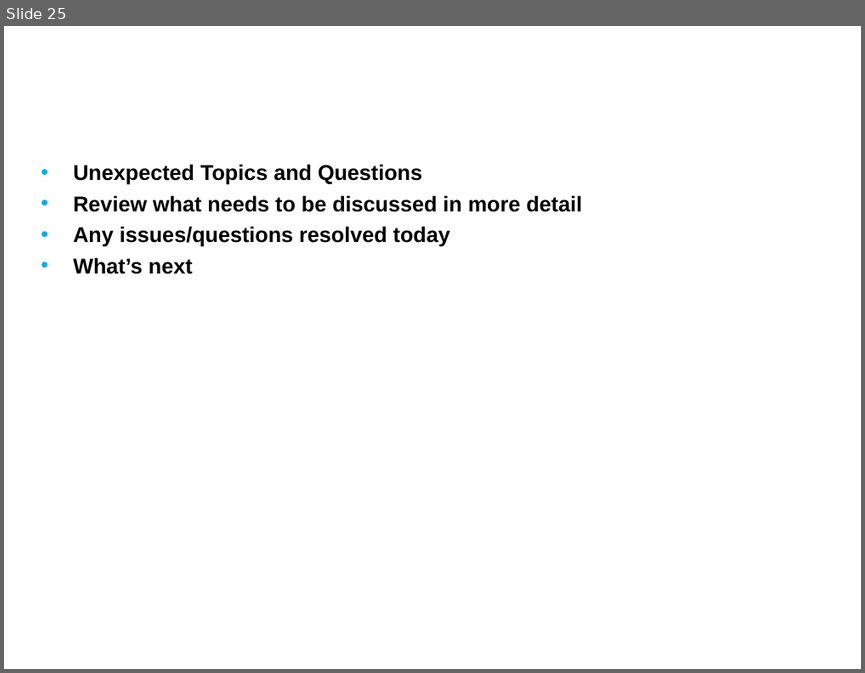
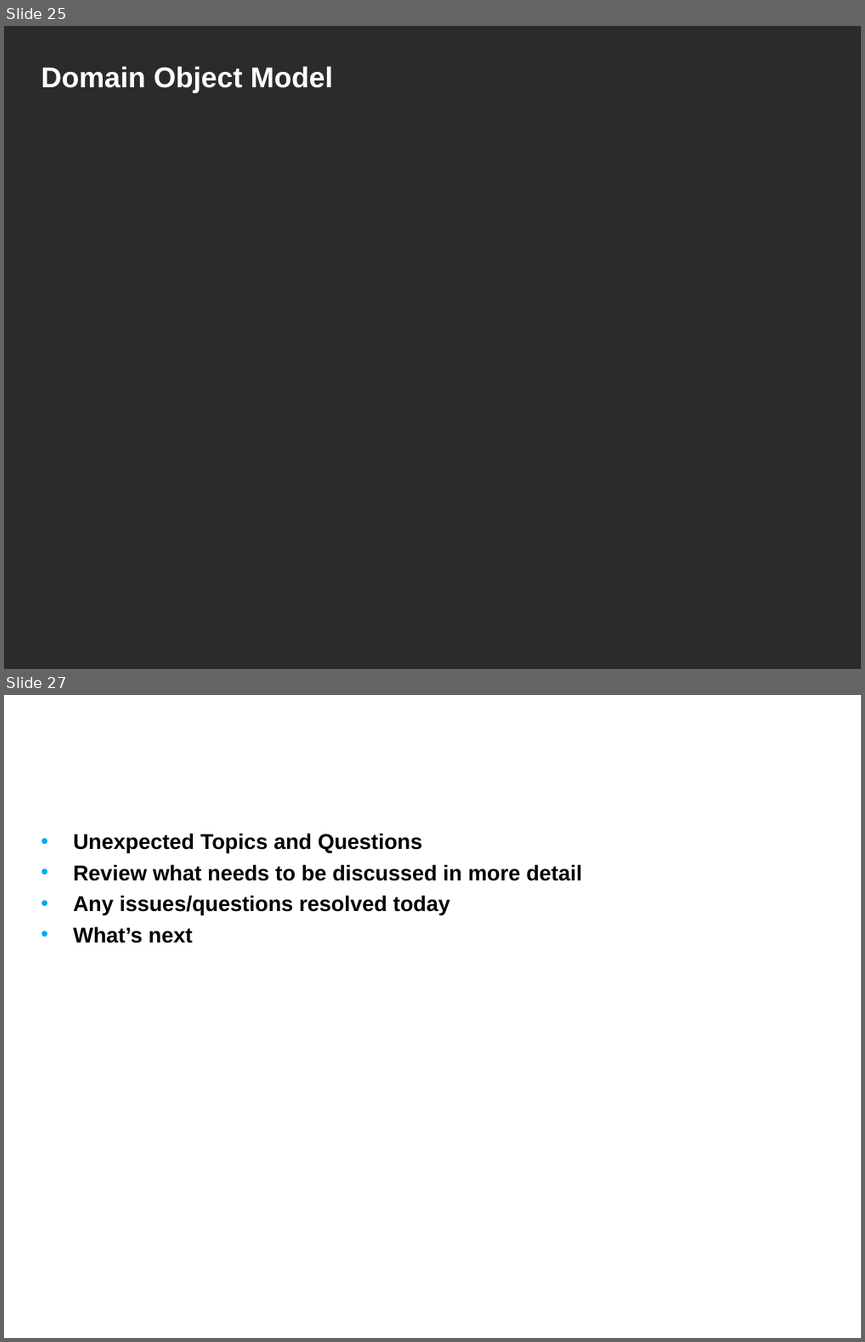
Before and after one commit to NCIP/caarray-docs, a slide deck: project_management/reports/inception_postmortem.ppt. Shown one above the other, each under a label of ours: slide 25 before the commit, slides 25 and 27 after it; the slides between them are not shown. The pictures are 865x673 and 865x1342 pixels, drawn with LibreOffice and Linux fonts; fonts in the diff are those of the drawing; background and template pictures are left out; a plain dark background stands for a picture behind light text. Boxes give left, top, right and bottom in pixels: in the first picture for what was removed or moved away, otherwise in the second. Text is boxed around its words. In the diff, an @@ line names an element or a change of style, - is before the commit and + after.

```diff
--- a/project_management/reports/inception_postmortem.ppt
+++ b/project_management/reports/inception_postmortem.ppt
@@ slide 25 added at (4, 26, 861, 669), background picture (left out) @@
@@ title added at (41, 66, 333, 93), 24 pt, text #FFFFFF, bold @@
+Domain Object Model
@@ what was slide 25 is now slide 27 @@
```
Also in this commit, not shown: 4 slides changed, 2 other slides added, 1 slide removed.
